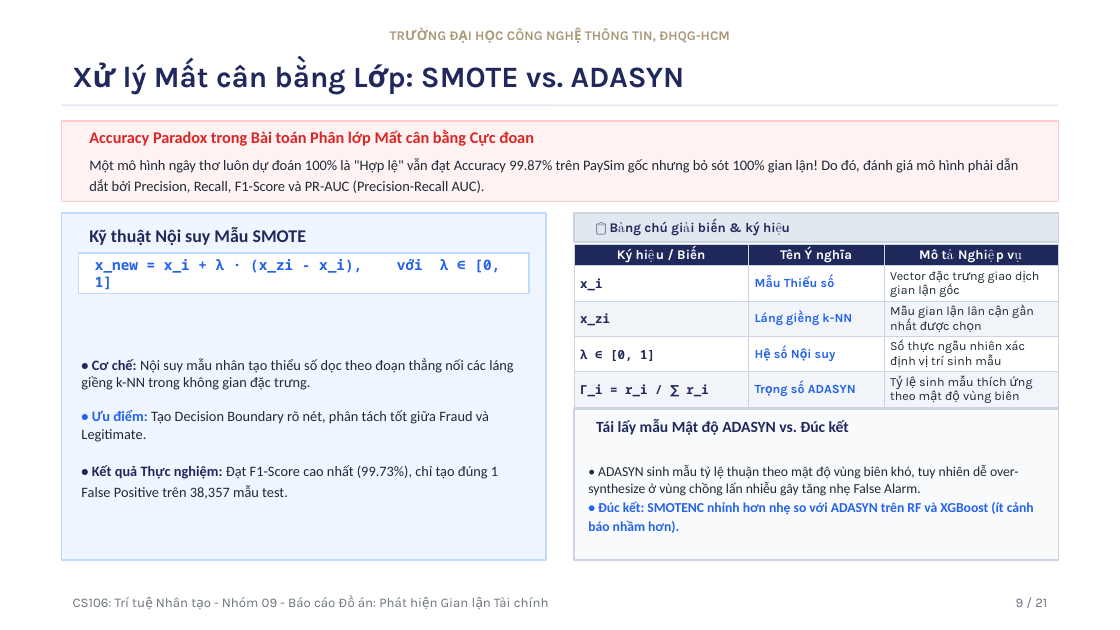
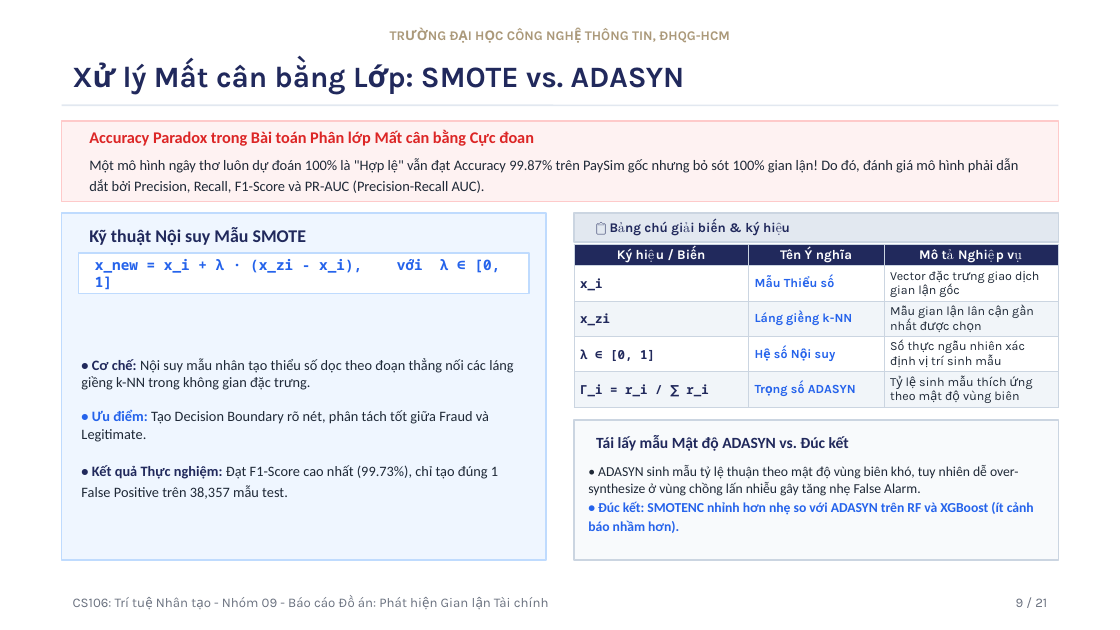
Before and after one commit to uit-25730067-chithanh/CS106-Team09-Fraud-Detection, a slide deck: slide 9 of draft/fraud-detection/slide/[Nhom9]_Slide_FraudDetection_Academic_VN.pptx. Drawn at 1120x630 pixels with LibreOffice and Linux fonts; fonts in the diff are those of the drawing. Boxes give left, top, right and bottom in pixels: in the first picture for what was removed or moved away, otherwise in the second. Text is boxed around its words. In the diff, an @@ line names an element or a change of style, - is before the commit and + after.

```diff
--- a/draft/fraud-detection/slide/[Nhom9]_Slide_FraudDetection_Academic_VN.pptx
+++ b/draft/fraud-detection/slide/[Nhom9]_Slide_FraudDetection_Academic_VN.pptx
@@ table: place and size @@
-table at <box>573,244,1058,407</box>
+table at <box>573,244,1058,411</box>
@@ rectangle: place and size @@
-rectangle at <box>573,409,1058,560</box>
+rectangle at <box>573,420,1058,560</box>
@@ text "Tái lấy mẫu Mật độ ...": place and size @@
-text "Tái lấy mẫu Mật độ ..." at <box>596,419,849,435</box>
+text "Tái lấy mẫu Mật độ ..." at <box>596,435,849,451</box>
```
Also in this commit, not shown: 12 other slides changed, 2 other files.
